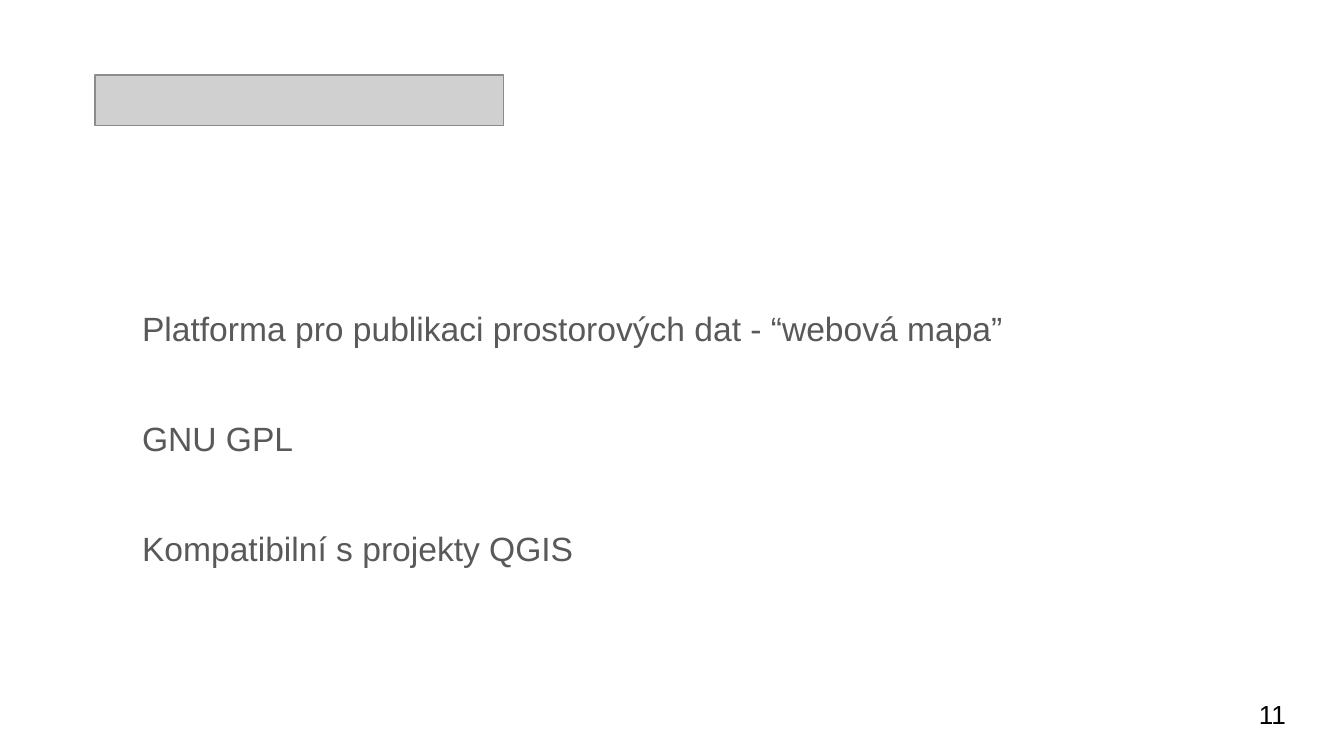
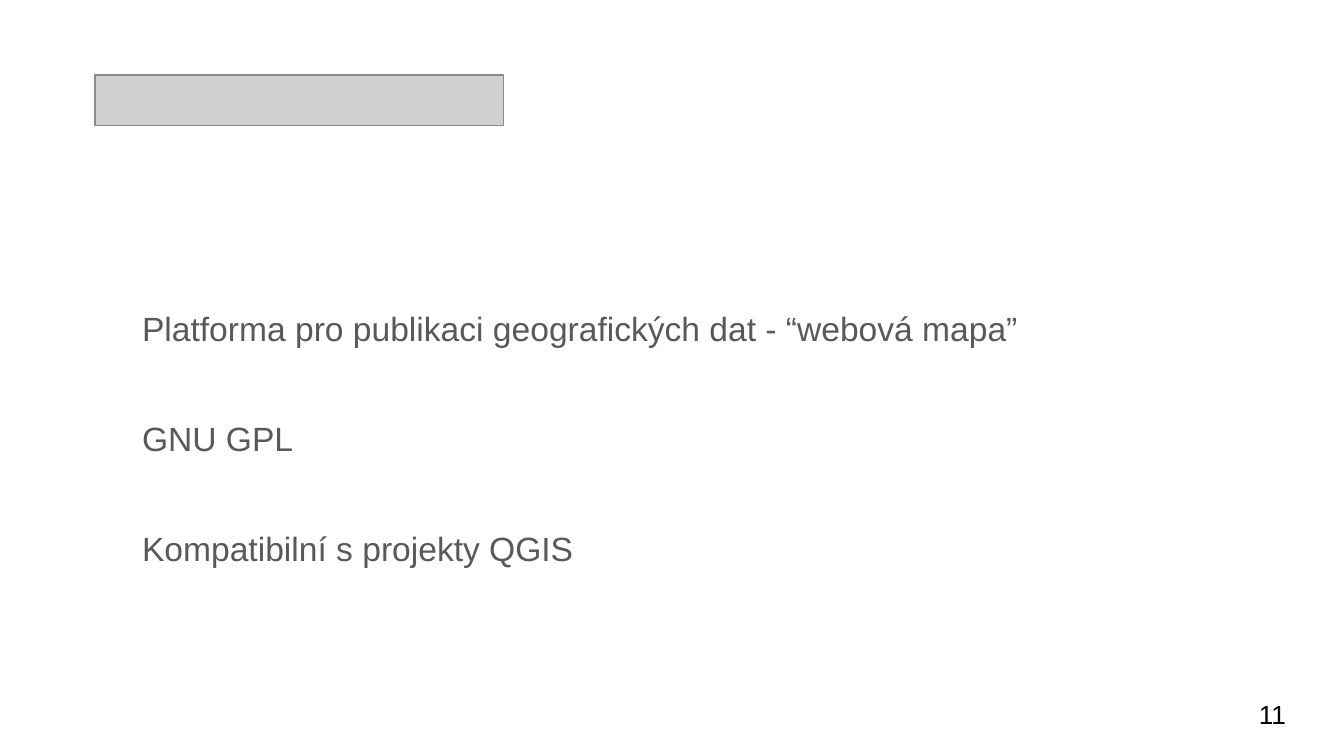
Before and after one commit to gisquick/gisquick-doc, a slide deck: slide 11 of presentations/lets-share-gis-much-quicker-cs.odp. Drawn at 1344x756 pixels with LibreOffice and Linux fonts; fonts in the diff are those of the drawing; grey boxes stand for pictures. Boxes give left, top, right and bottom in pixels: in the first picture for what was removed or moved away, otherwise in the second. Text is boxed around its words. In the diff, an @@ line names an element or a change of style, - is before the commit and + after.

```diff
--- a/presentations/lets-share-gis-much-quicker-cs.odp
+++ b/presentations/lets-share-gis-much-quicker-cs.odp
@@ text at [142, 316, 1017, 347]: text changed @@
-Platforma pro publikaci prostorových dat - “webová mapa”
+Platforma pro publikaci geografických dat - “webová mapa”
```
Also in this commit, not shown: 13 other slides changed, 1 slide added.
